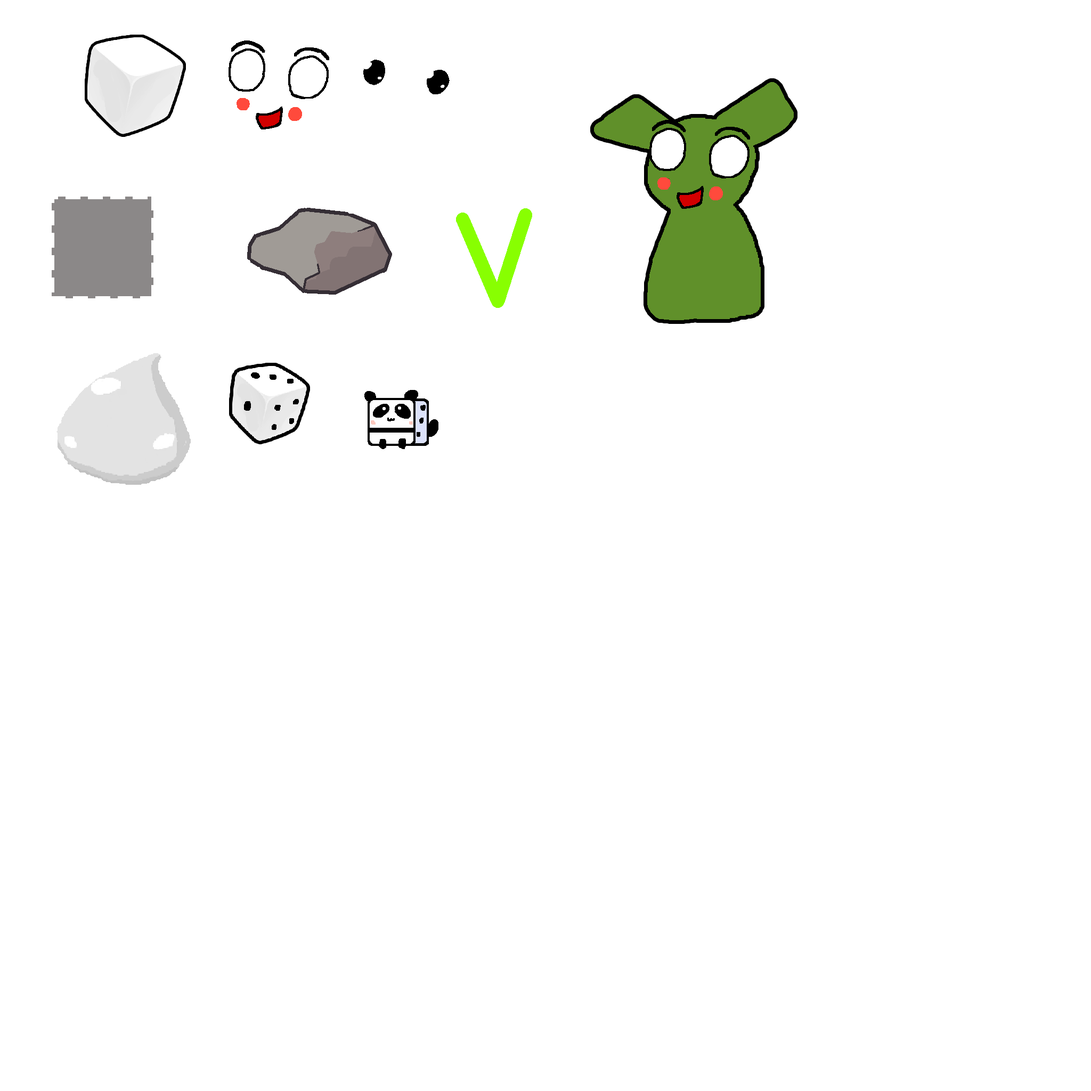
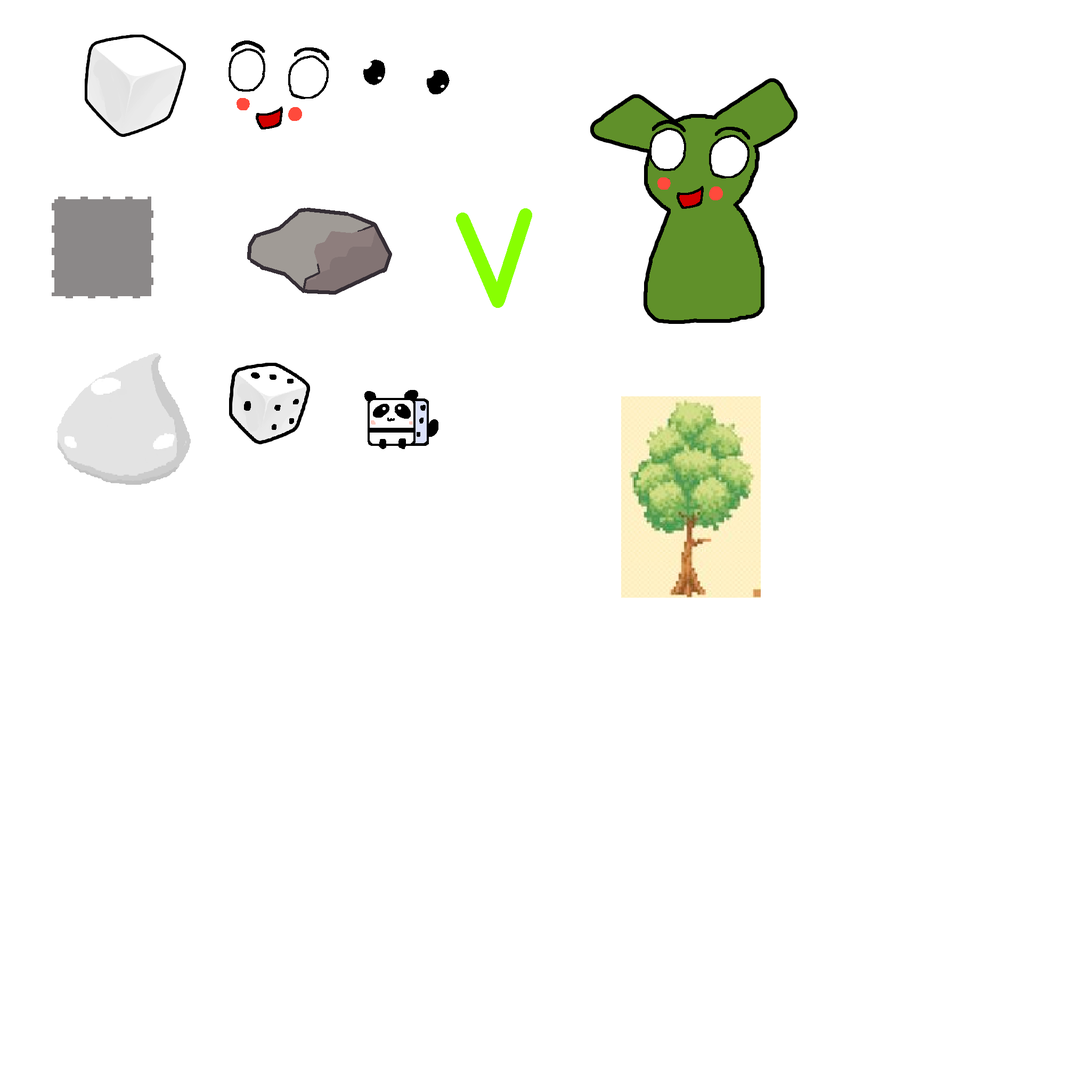
Layer changes from the first 1091px x 1091px image to the second:
added layer "Layer 12" above "Layer 11" over bbox(621, 396, 762, 598)
